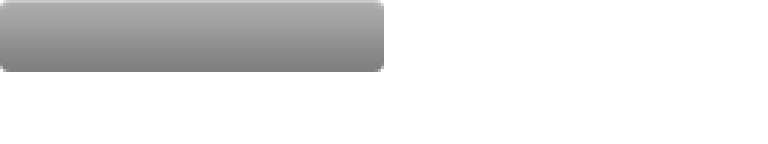
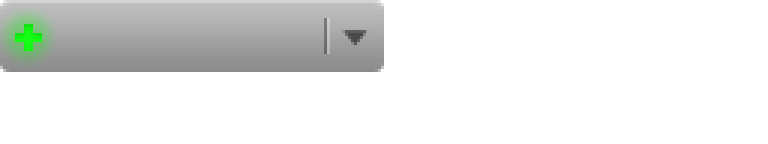
Before/after of a 768x144 layered artwork. What changed in the layer stack:
added group "normal" (4th of 4, in "Add Stream") with 6 layers in group "Add Stream" over [0, 0, 384, 72]
added layer "line" (2nd of 2, in "Add Stream" › "normal") (31%) in group "normal" over [324, 18, 330, 54]
added layer "arrow copy 3" in group "normal" over [342, 30, 369, 48]
added layer "plus on" in group "normal" over [15, 24, 42, 51]
added layer "plus off" in group "normal" over [15, 24, 42, 51]
hid "btn_128x24", moved it into group "normal" over [0, 0, 384, 72]
showed "btn_128x24_h", moved it into group "normal" over [0, 0, 384, 72]
